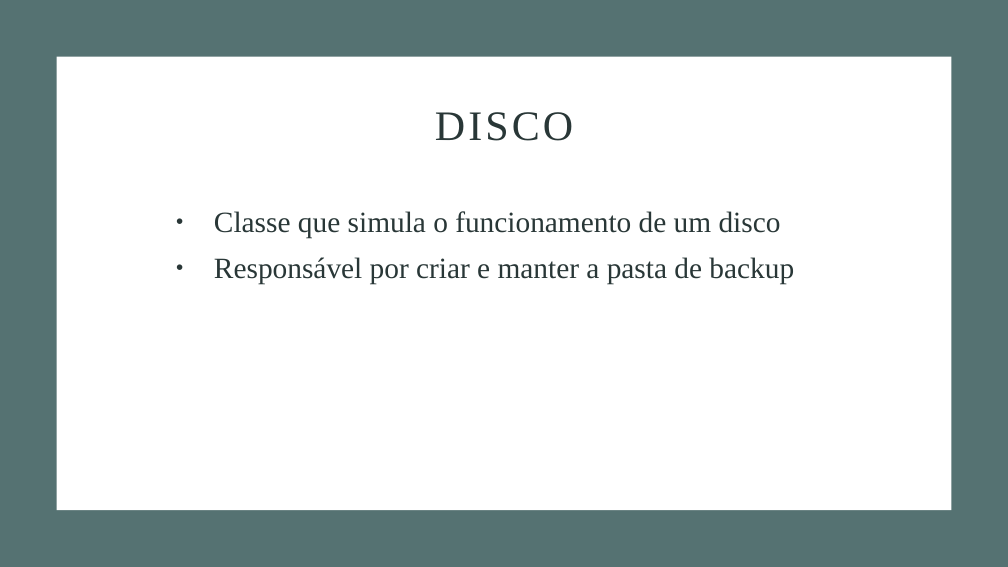
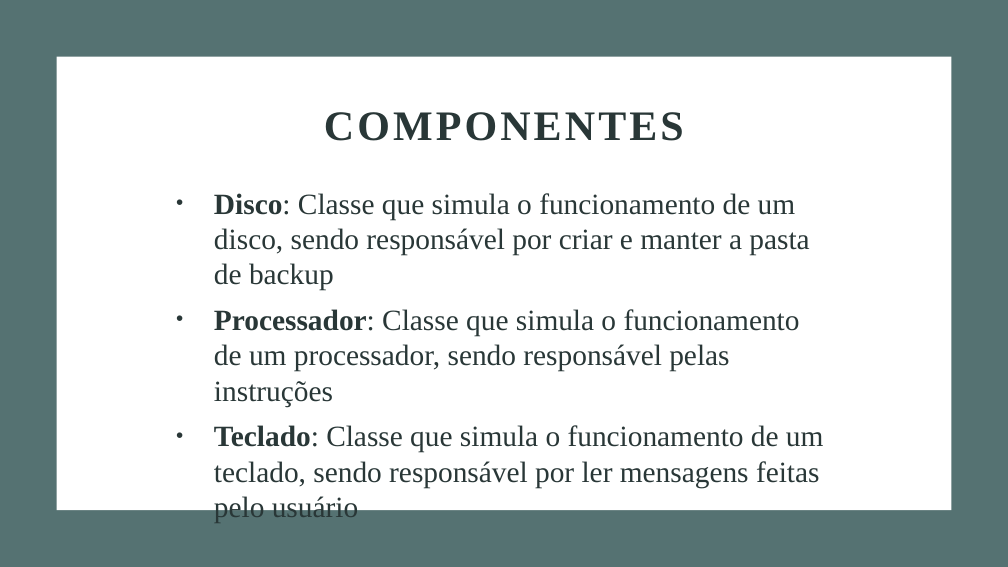
Before and after one commit to bbrez/ProjetoSO2, a slide deck: slide 5 of Apresentação - Sistemas Operacionais.pptx. Drawn at 1008x567 pixels with LibreOffice and Linux fonts; fonts in the diff are those of the drawing. Boxes give left, top, right and bottom in pixels: in the first picture for what was removed or moved away, otherwise in the second. Text is boxed around its words. In the diff, an @@ line names an element or a change of style, - is before the commit and + after.

```diff
--- a/Apresentação - Sistemas Operacionais.pptx
+++ b/Apresentação - Sistemas Operacionais.pptx
@@ title at (x1=324, y1=112, x2=684, y2=141): text changed; bold on @@
-DISCO
+COMPONENTES
@@ subtitle at (x1=214, y1=193, x2=824, y2=488): text changed @@
-• Classe que simula o funcionamento de um disco
-• Responsável por criar e manter a pasta de backup
+• Disco: Classe que simula o funcionamento de um disco, sendo responsável por criar e manter a pasta de backup
+• Processador: Classe que simula o funcionamento de um processador, sendo responsável pelas instruções
+• Teclado: Classe que simula o funcionamento de um teclado, sendo responsável por ler mensagens feitas pelo usuário
```
Also in this commit, not shown: 6 other slides changed, 3 slides removed, 1 other file.
